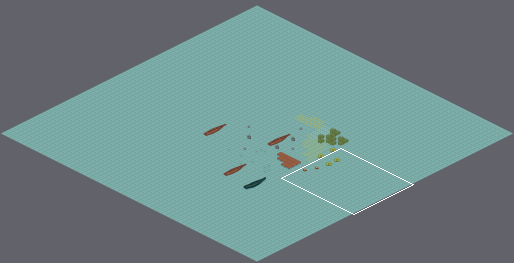
A Tiled map gets an edit: map/untitled.tmx. Above: a wide view before the commit, with the close-up outlined.
Close-up. Before:
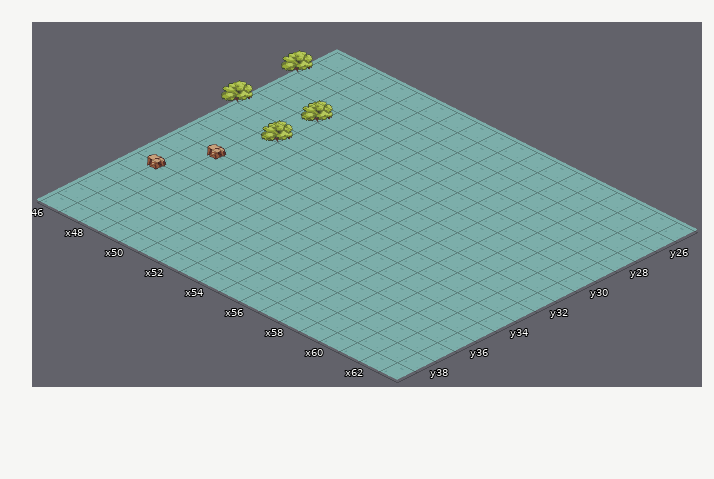
Cells are 64x32 px. Isometric: x runs down to the right, y down to the left. Shown: x 46..63, y 25..39. The commit also changed other parts of the map, which this record leaves out.
And afterwards:
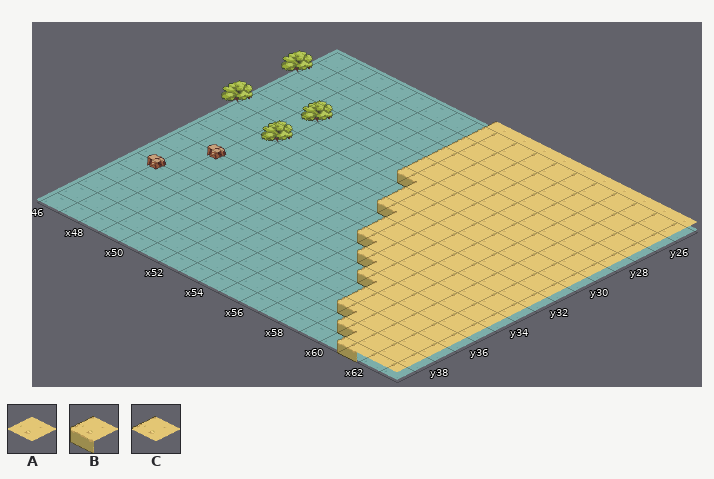
Key: from "sand": A 1, B 6, C 11.
_ is an empty cell, . an unchanged one.
Tiles of an added or newly shown layer are drawn over the layers below it.
Diff:
--- layer "タイル・レイヤー 5" (added)
@@ x 54..63 @@
-25 __________
-26 __________
-27 __________
-28 __________
-29 __________
-30 ._________
-31 ._________
-32 ..________
-33 ..________
-34 ..._______
-35 ....______
-36 ....._____
-37 ....._____
-38 ......____
-39 .......___
+25 CAAAAAAAAA
+26 CAAAAAAAAA
+27 CAAAAAAAAA
+28 CAAAAAAAAA
+29 BAAAAAAAAA
+30 .CAAAAAAAA
+31 .BAAAAAAAA
+32 ..CAAAAAAA
+33 ..BAAAAAAA
+34 ...BAAAAAA
+35 ....BAAAAA
+36 .....CAAAA
+37 .....BAAAA
+38 ......BAAA
+39 .......BAA
Pixel boxes of the changes (left, top, right, bottom) in both close-ups:
added: (337, 121, 697, 372)
